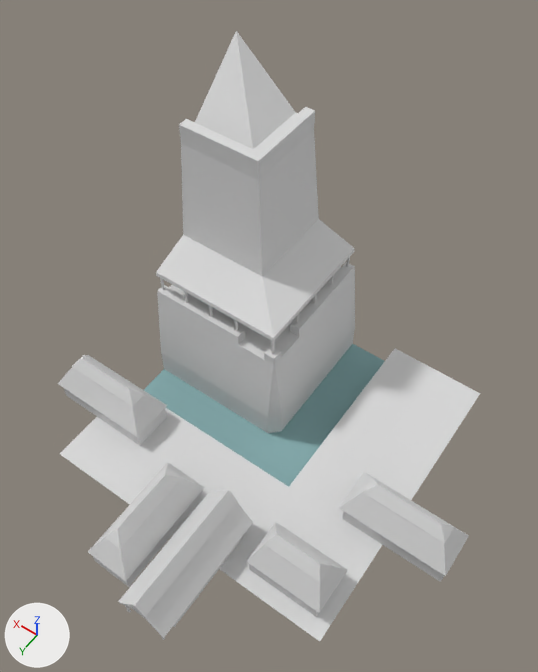
The OBJ model assets/stl_export/11cr.obj: old version first, new version second.
Before and after are seen from a 50 mm camera at (-22.1, 32.1, 63.8) aimed at (0.0, 1.2, 15.2). Every picture has the same lights, and +X, +Y and +Z are marked at lower left. The picture after the commit comes second. Where no turn or scale is listed for an object, it has been applied to the vertices. Vertices at exactly the same position are counted once.

Objects in the first picture: '11cr'.
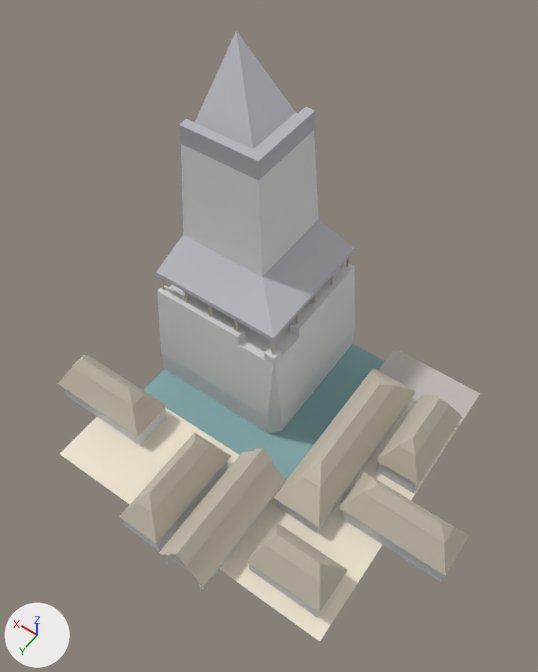
Location of each change, (x1, y1, x2, y2) in pixels of the pictures (538 x 672 px; the box of a moved part takes in the faces that stretch with it):
part 1 of me_11cr, moved or reshaped
    before: (93, 493, 202, 587)
    after: (123, 462, 228, 551)
part 2 of me_11cr, moved or reshaped
    before: (176, 537, 242, 624)
    after: (213, 496, 274, 576)
part 3 of me_11cr, moved or reshaped
    before: (125, 605, 165, 640)
    after: (164, 556, 203, 591)
part 4 of me_11cr, moved or reshaped (mostly hidden)
    before: (131, 607, 142, 616)
    after: (168, 556, 188, 571)
part 5 of me_11cr, added
    after: (376, 429, 455, 493)
part 6 of me_11cr, added
    after: (277, 402, 409, 533)
part 7 of me_11cr, moved or reshaped
    before: (105, 467, 182, 549)
    after: (136, 436, 210, 513)
part 8 of me_11cr, moved or reshaped
    before: (88, 462, 205, 581)
    after: (119, 432, 231, 544)
part 9 of me_11cr, moved or reshaped
    before: (118, 492, 253, 638)
    after: (158, 451, 286, 587)
part 10 of me_11cr, moved or reshaped
    before: (128, 490, 238, 617)
    after: (169, 448, 272, 566)
part 11 of me_11cr, added
    after: (398, 395, 450, 456)
part 12 of me_11cr, added
    after: (301, 375, 395, 488)
part 13 of me_11cr, added
    after: (60, 348, 480, 641)
part 14 of me_11cr, recoloured (light grey to grey)
    both: (156, 31, 354, 342)
part 15 of me_11cr, recoloured
    both: (58, 257, 469, 613)

The edits, one by one:
Material 'straw' (mat_straw) is new.
Its base color is (0.569, 0.514, 0.42) (light grey #c7bead).
Its roughness is 1.0.
Material 'road' (mat_road) is new.
Its base color is (0.537, 0.49, 0.467) (light grey #c2bab6).
Its roughness is 1.0.
Material 'castleRoof' (mat_castleroof) is new.
Its base color is (0.471, 0.471, 0.51) (grey #b7b7bd).
Its roughness is 1.0.
Material 'cortyard' (mat_cortyard) is new.
Its base color is (0.878, 0.792, 0.651) (pale yellow #f1e6d3).
Its roughness is 1.0.
me_11cr is used by ob_11cr; location (0.0, 0.0, 0.0).
me_11cr had 399 vertices, 628 faces and spanned x -20.9..19.7, y -15.0..22.6, z -3.0..29.6.
me_11cr now has 453 vertices, 674 faces and spans x -20.9..19.7, y -15.0..17.6, z -3.0..29.6.
me_11cr part 1: the loose piece of 8 vertices spanning x 0.8..4.8, y 10.8..20.8, z 0.0..2.0 is moved by (0.0, -3.9, 0.0).
me_11cr part 2: the loose piece of 10 vertices spanning x -4.5..-0.5, y 11.6..21.0, z 0.0..5.0 is moved by (0.0, -5.0, 0.0).
me_11cr part 3: the loose piece of 20 vertices spanning x -4.5..-0.5, y 22.2..22.4, z 0.0..2.7 is moved by (0.0, -5.0, 0.0).
me_11cr part 4: the loose piece of 3 vertices spanning x -4.4..-0.7, y 22.4, z 2.7..5.0 is moved by (0.0, -5.0, 0.0).
me_11cr part 5: a new loose piece, a box spanning x -14.8..-10.8, y -9.6..-1.2, z 0.0..2.1, in mat_default (light grey #dadada).
me_11cr part 6: a new loose piece, a box spanning x -9.7..-5.2, y -9.3..7.3, z 0.0..2.1, in mat_default (light grey #dadada).
me_11cr part 7: the loose piece of 6 vertices spanning x 1.9..3.7, y 11.6..19.6, z 4.5..5.7 is moved by (0.0, -3.9, 0.0), in mat_straw (light grey #c7bead).
me_11cr part 8: the loose piece of 8 vertices spanning x 0.6..5.0, y 10.3..20.9, z 2.0..4.5 is moved by (0.0, -3.9, 0.0), in mat_straw (light grey #c7bead).
me_11cr part 9: the loose piece of 12 vertices spanning x -5.0..-0.1, y 10.6..22.6, z 2.1..5.3 is moved by (0.0, -5.0, 0.0), in mat_straw (light grey #c7bead).
me_11cr part 10: the loose piece of 12 vertices spanning x -3.4..-1.7, y 10.6..22.6, z 4.4..5.7 is moved by (0.0, -5.0, 0.0), in mat_straw (light grey #c7bead).
me_11cr part 11: the loose piece of 6 vertices spanning x 1.9..3.7, y 11.6..19.6, z 4.5..5.7 is copied, and the copy is scaled about its middle by (1, 0.846, 1), then moved by (-15.6, -21.2, 0.0), in mat_straw (light grey #c7bead); it spans x -13.7..-11.9, y -8.9..-2.1, z 4.5..5.7.
me_11cr part 12: the loose piece of 6 vertices spanning x 1.9..3.7, y 11.6..19.6, z 4.5..5.7 is copied, and the copy is scaled about its middle by (1.12, 1.66, 1), then moved by (-10.3, -16.8, 0.0), in mat_straw (light grey #c7bead); it spans x -8.5..-6.5, y -7.8..5.4, z 4.5..5.7.
me_11cr part 13: 26 vertices added at x -15.0..0.2, y -10.0..15.0, z 0.0..4.5.
me_11cr part 14: 26 faces spanning x 1.2..15.0, y -15.0..-1.2, z 11.0..29.6 switch from mat_default (light grey #dadada) to mat_castleroof (grey #b7b7bd).
me_11cr part 15: 162 faces spanning x -20.9..19.7, y -14.7..13.7, z 2.0..11.0 switch from mat_default (light grey #dadada) to mat_straw (light grey #c7bead).
Other edits to the shape of me_11cr do not show in these pictures.
me_11cr gains material mat_road (light grey #c2bab6).
me_11cr gains material mat_cortyard (pale yellow #f1e6d3).
